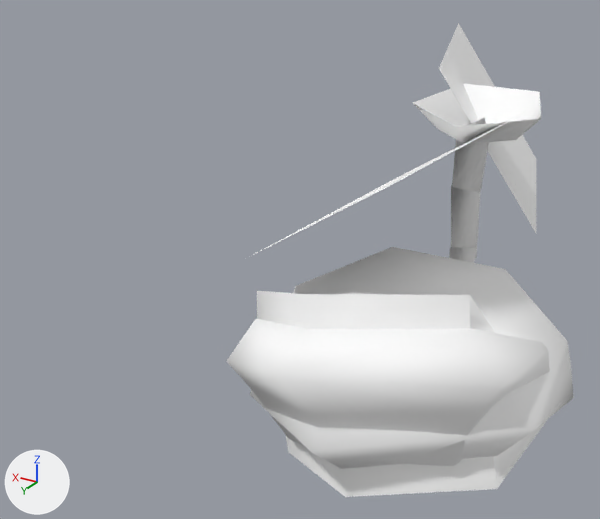
An edit to the Blender file Content/Spyro64/SM64/Source/Actors/piranha_plant/piranha_plant.blend, drawn before and after from the same camera.
Both versions are drawn from a 50 mm lens placed at (-1.44, 4.17, 1.41), pointed at (1.0, 0.1, -0.62). Arrows for +X, +Y and +Z are at lower left; the lights stay in place. The first picture is the older version.

Names of what the first picture shows: 'piranha_plant_piranha_plant_seg6_dl_06015480_015', 'piranha_plant_piranha_plant_seg6_dl_06015578_017', 'piranha_plant_piranha_plant_seg6_dl_06015850_004', 'piranha_plant_piranha_plant_seg6_dl_060160B0_009', 'piranha_plant_piranha_plant_seg6_dl_06016120_010', 'piranha_plant_piranha_plant_seg6_dl_060169E8_012', 'piranha_plant_piranha_plant_seg6_dl_06016A78_013', 'piranha_plant_piranha_plant_seg6_dl_06016D98_006', 'piranha_plant_piranha_plant_seg6_dl_06016F20_005' and 1 more.
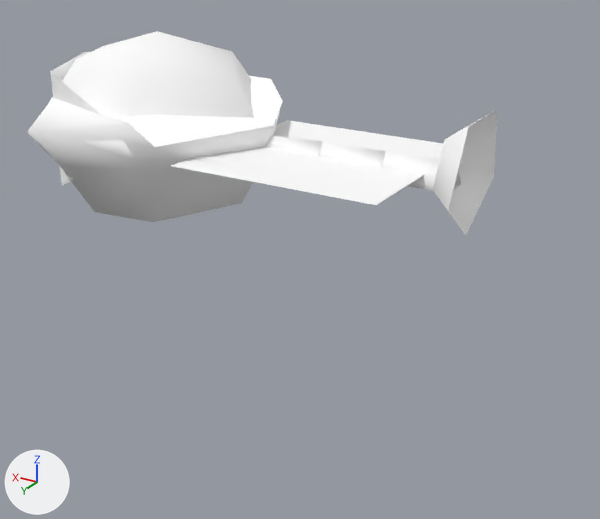
Not drawn themselves, but carrying or shaping drawn objects: ob_piranha_plant_animated_part_002, ob_piranha_plant_animated_part_003, ob_piranha_plant_animated_part_004, ob_piranha_plant_animated_part_005, ob_piranha_plant_animated_part_006, ob_piranha_plant_animated_part_007, ob_piranha_plant_animated_part_008, ob_piranha_plant_animated_part_010, ob_piranha_plant_animated_part_011, ob_piranha_plant_animated_part_013, ob_piranha_plant_animated_part_014, ob_piranha_plant_animated_part_015, ob_piranha_plant_animated_part_016.

Edits to the bpy script that builds the scene:
```text
Change ob_piranha_plant_animated_part_002:
    ob_piranha_plant_animated_part_002.rotation_euler: (0.0, 0.0, -1.571) -> (0.0, 0.0, 0.0)  # degrees (0, 0, -90) -> degrees (0, 0, 0)
    ob_piranha_plant_animated_part_002.location: (0.0, -0.33, 1.54) -> (0.0, -0.03, 0.14)
Change ob_piranha_plant_animated_part_003:
    ob_piranha_plant_animated_part_003.rotation_euler: (0.0, 1.514, 0.0) -> (0.0, 0.0, 0.0)  # degrees (0, 87, 0) -> degrees (0, 0, 0)
Change ob_piranha_plant_animated_part_004:
    ob_piranha_plant_animated_part_004.rotation_euler: (-0.000303, -0.373, 0.19) -> (0.0, 0.0, 0.0)  # degrees (0, -21, 11) -> degrees (0, 0, 0)
Change ob_piranha_plant_animated_part_005:
    ob_piranha_plant_animated_part_005.rotation_euler: (-0.000302, 0.388, -0.24) -> (0.0, 0.0, 0.0)  # degrees (0, 22, -14) -> degrees (0, 0, 0)
Change ob_piranha_plant_animated_part_006:
    ob_piranha_plant_animated_part_006.rotation_euler: (-0.000694, 0.632, -0.23) -> (0.0, 0.0, 0.0)  # degrees (0, 36, -13) -> degrees (0, 0, 0)
Change ob_piranha_plant_animated_part_007:
    ob_piranha_plant_animated_part_007.rotation_euler: (0.0, -1.562, 0.0) -> (0.0, 0.0, 0.0)  # degrees (0, -89, 0) -> degrees (0, 0, 0)
Change ob_piranha_plant_animated_part_008:
    ob_piranha_plant_animated_part_008.rotation_euler: (0.0, 2.641, 0.0) -> (0.0, 0.0, 0.0)  # degrees (0, 151, 0) -> degrees (0, 0, 0)
Change ob_piranha_plant_animated_part_010:
    ob_piranha_plant_animated_part_010.rotation_euler: (0.0, -1.562, 0.0) -> (0.0, 0.0, 0.0)  # degrees (0, -89, 0) -> degrees (0, 0, 0)
Change ob_piranha_plant_animated_part_011:
    ob_piranha_plant_animated_part_011.rotation_euler: (0.0, 2.867, 0.0) -> (0.0, 0.0, 0.0)  # degrees (0, 164, 0) -> degrees (0, 0, 0)
Change ob_piranha_plant_animated_part_013:
    ob_piranha_plant_animated_part_013.rotation_euler: (0.00116, -1.514, 1.57) -> (0.0, 0.0, 0.0)  # degrees (0.1, -87, 90) -> degrees (0, 0, 0)
Change ob_piranha_plant_animated_part_014:
    ob_piranha_plant_animated_part_014.rotation_euler: (-0.794, 2.912, -0.304) -> (0.0, 0.0, 0.0)  # degrees (-45, 167, -17) -> degrees (0, 0, 0)
Change ob_piranha_plant_animated_part_015:
    ob_piranha_plant_animated_part_015.rotation_euler: (0.00116, -1.514, 1.57) -> (0.0, 0.0, 0.0)  # degrees (0.1, -87, 90) -> degrees (0, 0, 0)
Change ob_piranha_plant_animated_part_016:
    ob_piranha_plant_animated_part_016.rotation_euler: (-0.745, 0.236, -0.427) -> (0.0, 0.0, 0.0)  # degrees (-43, 14, -24) -> degrees (0, 0, 0)
```

Changed parts and their boxes [x1, y1, x2, y2] in the pictures (600 x 519 px):
'piranha_plant_piranha_plant_seg6_dl_060169E8_012', moved, turned
    before: [226, 319, 550, 466]
    after: [27, 31, 254, 160]
'piranha_plant_piranha_plant_seg6_dl_060160B0_009', moved, turned
    before: [250, 247, 574, 469]
    after: [28, 76, 283, 222]
'piranha_plant_piranha_plant_seg6_dl_06015850_004', moved, turned
    before: [413, 84, 541, 144]
    after: [433, 110, 497, 235]
'piranha_plant_piranha_plant_seg6_dl_06016A78_013', moved, turned (mostly hidden afterwards)
    before: [257, 291, 494, 333]
    after: [60, 167, 73, 186]
'piranha_plant_piranha_plant_seg6_dl_06015578_017', moved, turned
    before: [439, 23, 536, 233]
    after: [192, 120, 443, 196]
'piranha_plant_piranha_plant_seg6_dl_06015480_015', moved, turned
    before: [251, 107, 535, 256]
    after: [172, 128, 442, 205]
'piranha_plant_piranha_plant_seg6_dl_06016120_010', moved, turned
    before: [286, 420, 547, 497]
    after: [50, 52, 101, 115]
'piranha_plant_piranha_plant_seg6_dl_06016F20_005', moved, turned
    before: [452, 117, 489, 192]
    after: [381, 152, 461, 191]
'piranha_plant_piranha_plant_seg6_dl_06016D98_006', moved, turned
    before: [451, 185, 480, 259]
    after: [318, 142, 386, 167]
'piranha_plant_piranha_plant_seg6_dl_06016C10_007', moved, turned
    before: [449, 247, 476, 263]
    after: [265, 136, 323, 157]
